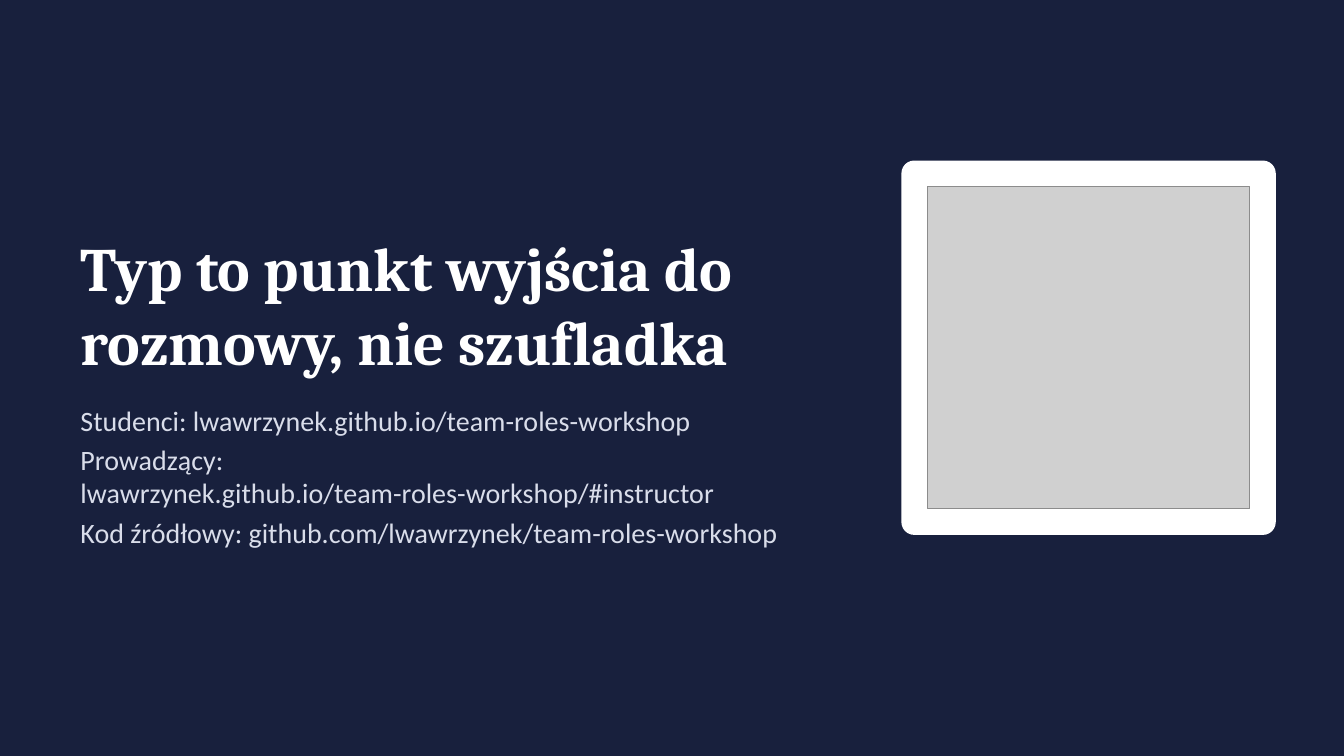
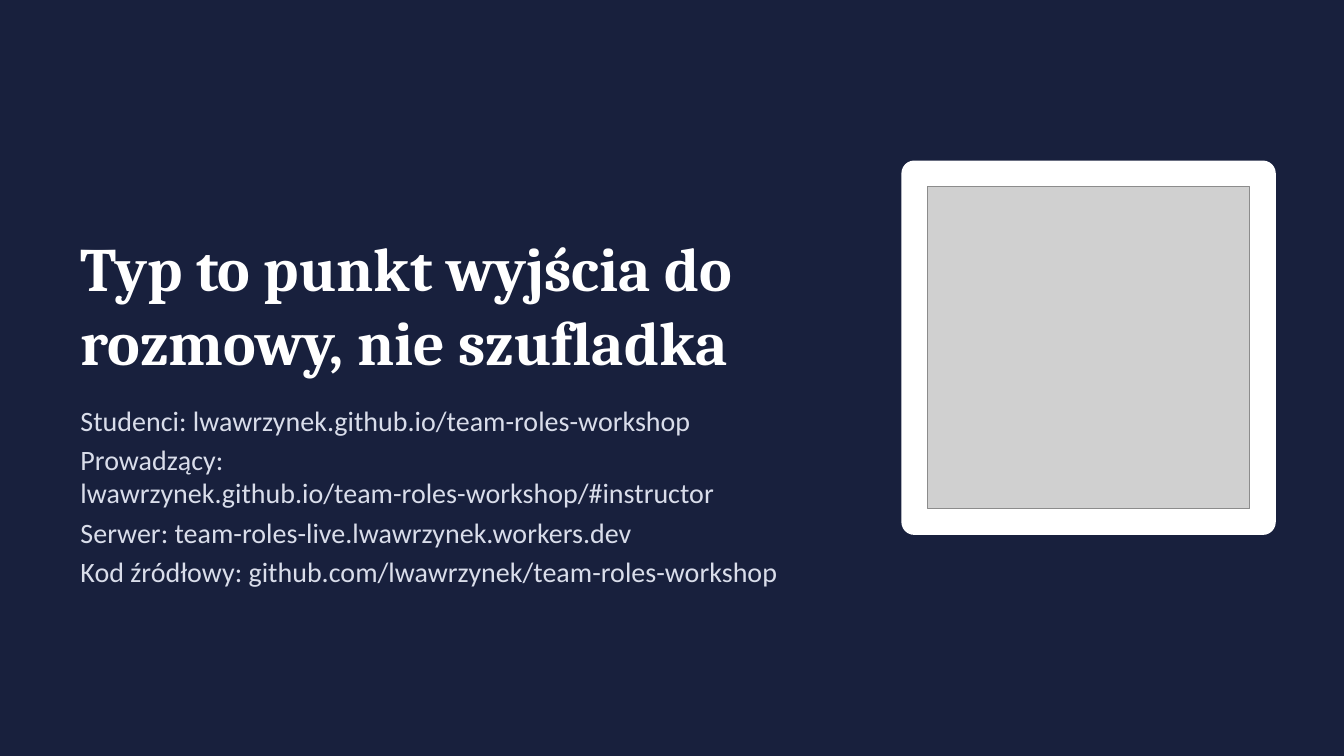
Before and after one commit to lwawrzynek/team-roles-workshop, a slide deck: slide 18 of Instrukcja-dla-prowadzacych.pptx (slide 17 before the commit). Drawn at 1344x756 pixels with LibreOffice and Linux fonts; fonts in the diff are those of the drawing; grey boxes stand for pictures. Boxes give left, top, right and bottom in pixels: in the first picture for what was removed or moved away, otherwise in the second. Text is boxed around its words. In the diff, an @@ line names an element or a change of style, - is before the commit and + after.

```diff
--- a/Instrukcja-dla-prowadzacych.pptx
+++ b/Instrukcja-dla-prowadzacych.pptx
@@ text at (80,523,632,548): paragraph added @@
+Serwer: team-roles-live.lwawrzynek.workers.dev
```
Also in this commit, not shown: 11 other slides changed, 1 slide added.
